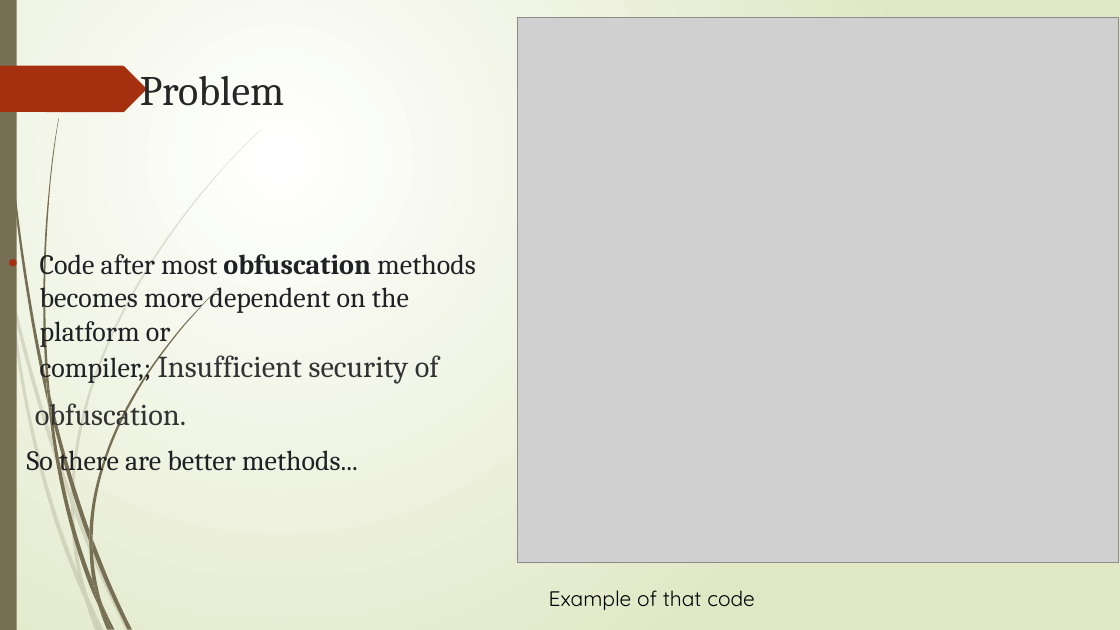
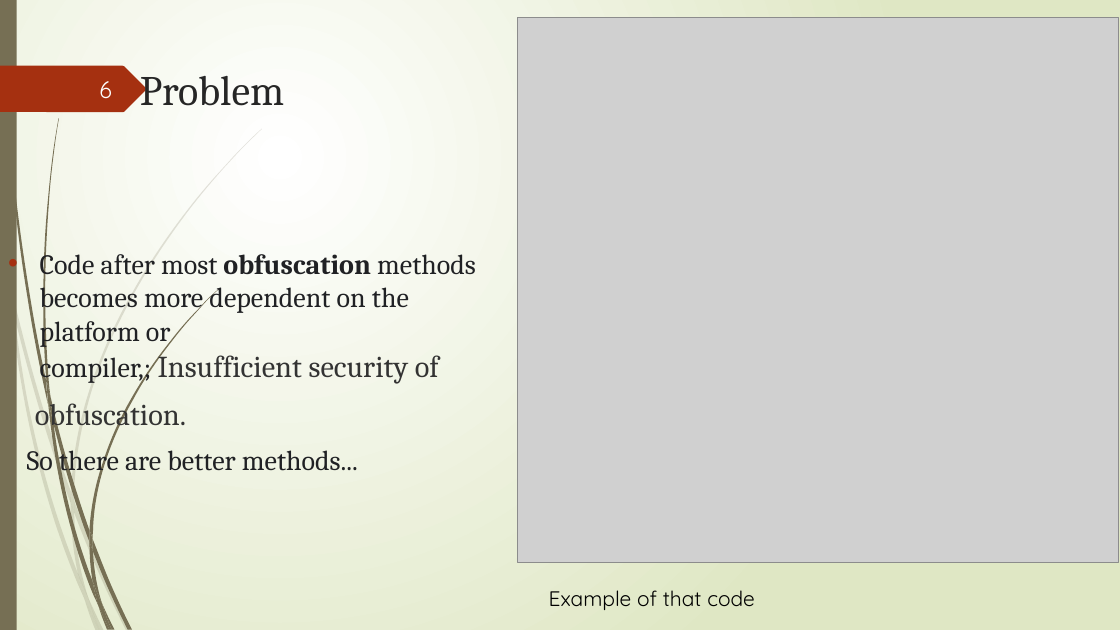
Before and after one commit to Getsomelight/academic-fundamentals, a slide deck: slide 6 of obfuscation-final.pptx. Drawn at 1120x630 pixels with LibreOffice and Linux fonts; fonts in the diff are those of the drawing; grey boxes stand for pictures. Boxes give left, top, right and bottom in pixels: in the first picture for what was removed or moved away, otherwise in the second. Text is boxed around its words. In the diff, an @@ line names an element or a change of style, - is before the commit and + after.

```diff
--- a/obfuscation-final.pptx
+++ b/obfuscation-final.pptx
@@ page number added at [99,81,112,99], 20 pt, text #FEFFFF @@
+6
```
Also in this commit, not shown: 7 other slides changed, 1 other file.
